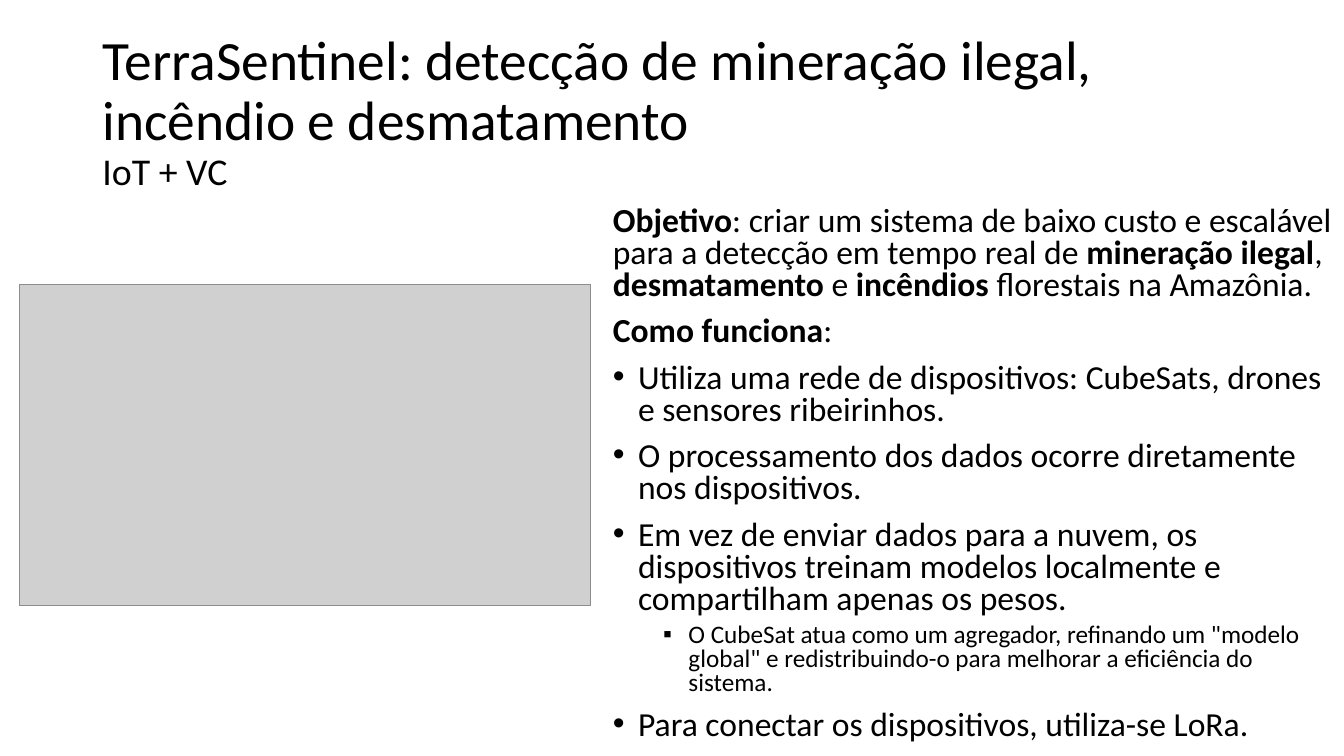
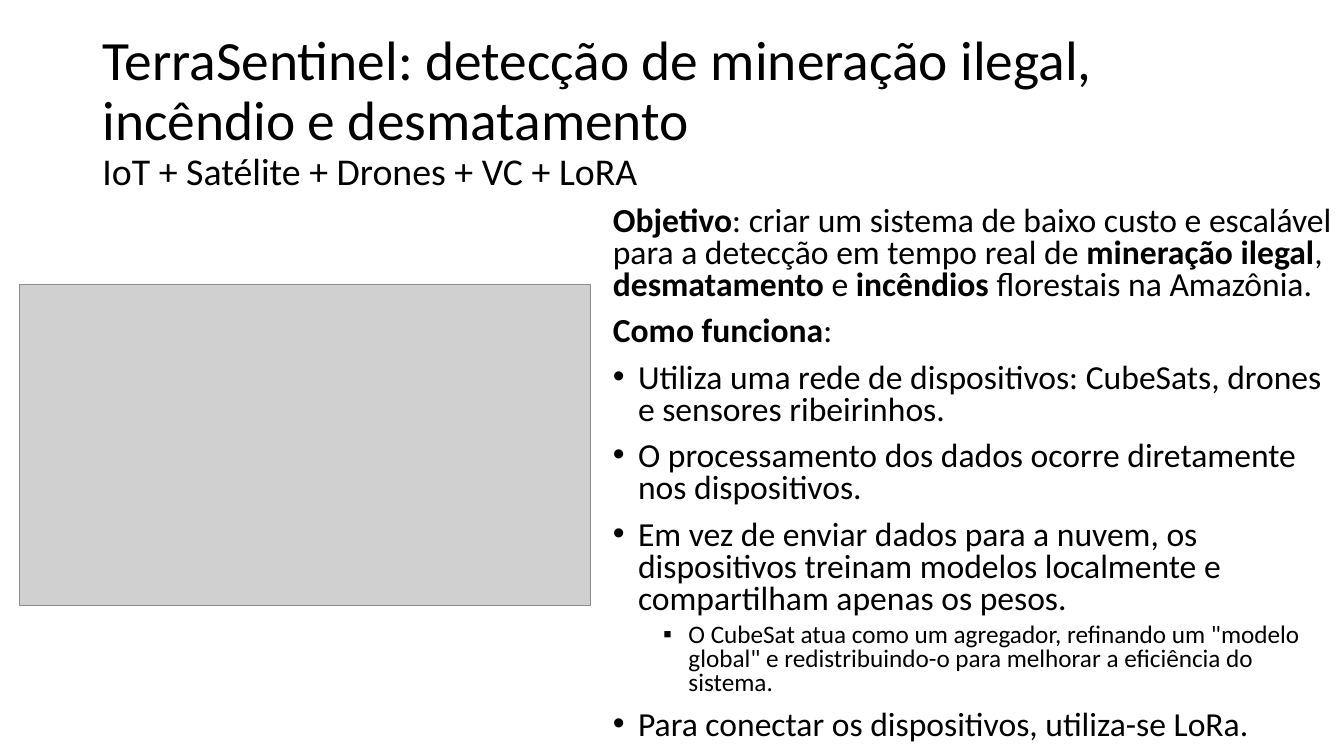
Before and after one commit to zz4fap/c24_inteligencia_artificial, a slide deck: slide 13 of slides/C24_Projetos.pptx. Drawn at 1344x756 pixels with LibreOffice and Linux fonts; fonts in the diff are those of the drawing; grey boxes stand for pictures. Boxes give left, top, right and bottom in pixels: in the first picture for what was removed or moved away, otherwise in the second. Text is boxed around its words. In the diff, an @@ line names an element or a change of style, - is before the commit and + after.

```diff
--- a/slides/C24_Projetos.pptx
+++ b/slides/C24_Projetos.pptx
@@ title at box(102, 41, 1092, 186): text changed @@
-TerraSentinel: detecção de mineração ilegal, incêndio e desmatamento
-IoT + VC
+TerraSentinel: detecção de mineração ilegal, incêndio e desmatamento
+IoT + Satélite + Drones + VC + LoRA
```
Also in this commit, not shown: 3 other slides changed, 1 slide added, 1 slide removed, 2 other files.
